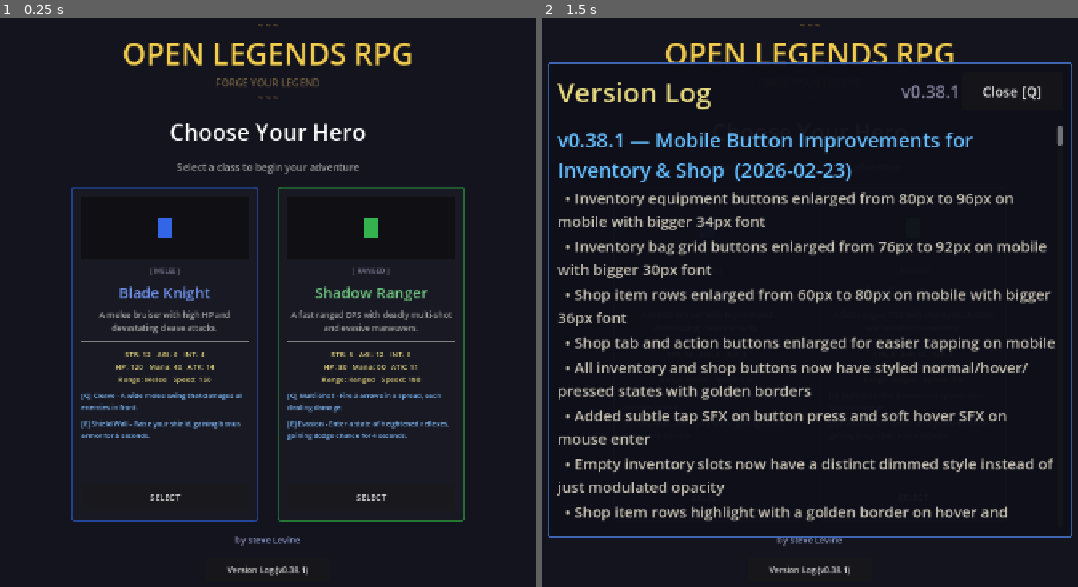
Above: before the commit, frames 1-2 (left to right).
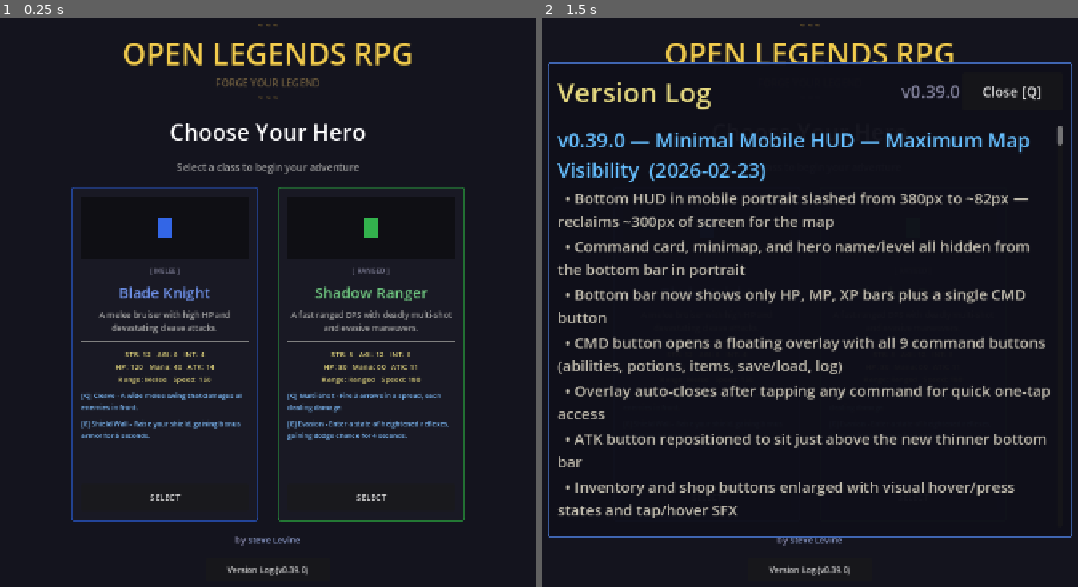
Above: after the commit, the same moments.

Repository: slxny/legends-open-rpg
Game: Godot game, scene res://scenes/main.tscn
Two runs of this game, one before a commit and one after it. Both use one fixed random seed, a clock stepped at 60 frames per second and the inputs below.
Inputs:
- Up to frame 1 (0.25 s): no input
- Up to frame 2 (1.5 s): click "Version Log (v0.38.1)" (after the commit: "Version Log (v0.39.0)") at 0.5 s; click "SELECT" at 1.25 s

The runs differ from the first frame. In frame 1, less than 0.1% of the frame differs, in the area x 54-58%, y 96-98%; in frame 2, 14%, in the area x 2-98%, y 11-98%.

Commit message:
Minimize mobile portrait HUD to thin bar strip with CMD overlay
Bottom panel in portrait mode slashed from 380px to ~82px by hiding the
command card, minimap, and hero name. Only HP/MP/XP bars remain, plus a
CMD button that opens a floating overlay with all 9 command buttons.
Overlay auto-closes after any command tap. ATK button repositioned to
sit above the new thinner bar.

https://claude.ai/code/session_017og7U6vscobkg1TanUuk76

Diff:
--- a/scenes/player/player.gd
+++ b/scenes/player/player.gd
@@ -1644,7 +1644,7 @@
 	_mobile_atk_btn.size = Vector2(btn_size, btn_size)
 	# Position: lower-right, above the HUD bottom panel
 	var margin_right = 30 if is_landscape else 40
-	var margin_bottom = 100 if is_landscape else 420
+	var margin_bottom = 100 if is_landscape else 130
 	_mobile_atk_btn.position = Vector2(vp_size.x - btn_size - margin_right, vp_size.y - btn_size - margin_bottom)
 	_mobile_atk_btn.modulate = Color(1.0, 1.0, 1.0, 0.8)
 
--- a/scenes/ui/changelog_dialog.gd
+++ b/scenes/ui/changelog_dialog.gd
@@ -9,9 +9,23 @@
 var _is_visible: bool = false
 var _is_mobile: bool = false
 
-const GAME_VERSION := "v0.38.1"
+const GAME_VERSION := "v0.39.0"
 
 const CHANGELOG: Array[Dictionary] = [
+	{
+		"version": "v0.39.0",
+		"title": "Minimal Mobile HUD — Maximum Map Visibility",
+		"date": "2026-02-23",
+		"entries": [
+			"Bottom HUD in mobile portrait slashed from 380px to ~82px — reclaims ~300px of screen for the map",
+			"Command card, minimap, and hero name/level all hidden from the bottom bar in portrait",
+			"Bottom bar now shows only HP, MP, XP bars plus a single CMD button",
+			"CMD button opens a floating overlay with all 9 command buttons (abilities, potions, items, save/load, log)",
+			"Overlay auto-closes after tapping any command for quick one-tap access",
+			"ATK button repositioned to sit just above the new thinner bottom bar",
+			"Inventory and shop buttons enlarged with visual hover/press states and tap/hover SFX",
+		]
+	},
 	{
 		"version": "v0.38.1",
 		"title": "Mobile Button Improvements for Inventory & Shop",
--- a/scenes/ui/hud.gd
+++ b/scenes/ui/hud.gd
@@ -37,6 +37,7 @@
 
 var _player: Node2D = null
 var _is_mobile: bool = false
+var _is_portrait: bool = false
 
 # Ability tooltip panel
 var _tooltip_panel: PanelContainer = null
@@ -51,6 +52,10 @@
 var _hint_queue: Array[Dictionary] = []
 var _hint_timer: Timer = null
 var _hint_showing: bool = false
+
+# Command overlay (mobile portrait)
+var _cmd_overlay: PanelContainer = null
+var _cmd_overlay_visible: bool = false
 
 func _ready() -> void:
 	_detect_mobile()
@@ -63,6 +68,7 @@
 func _detect_mobile() -> void:
 	var vp_size = get_viewport().get_visible_rect().size
 	_is_mobile = vp_size.x < 700 or (vp_size.x < vp_size.y)
+	_is_portrait = _is_mobile and vp_size.y >= vp_size.x
 
 func _apply_mobile_layout() -> void:
 	var vp_size = get_viewport().get_visible_rect().size
@@ -80,57 +86,224 @@
 		wood_label.add_theme_font_size_override("font_size", 44)
 		alignment_label.add_theme_font_size_override("font_size", 38)
 
-	# ── Bottom panel: ultra-compact strip in landscape, taller for portrait ──
-	if is_landscape:
-		bottom_panel.offset_top = -36
-		bottom_hbox.add_theme_constant_override("separation", 2)
-	else:
-		bottom_panel.offset_top = -380
-		bottom_hbox.add_theme_constant_override("separation", 10)
-
-	# ── Minimap: hidden in landscape to reclaim space ──
-	if is_landscape:
+	# ── PORTRAIT: minimal bar strip + command overlay button ──
+	if not is_landscape:
+		# Hide command card and minimap entirely
+		command_card.visible = false
 		minimap.visible = false
-	else:
-		minimap.custom_minimum_size = Vector2(150, 150)
-
-	# ── Unit info: ultra-thin bars in landscape ──
-	if is_landscape:
 		level_label.visible = false
-		hp_bar.custom_minimum_size.y = 8
-		mana_bar.custom_minimum_size.y = 8
-		xp_bar.custom_minimum_size.y = 3
-		unit_info.add_theme_constant_override("separation", 0)
-	else:
-		level_label.add_theme_font_size_override("font_size", 38)
-		hp_bar.custom_minimum_size.y = 48
-		mana_bar.custom_minimum_size.y = 48
-		xp_bar.custom_minimum_size.y = 34
-		unit_info.add_theme_constant_override("separation", 6)
-
-	# ── Command card: 3x2 grid in landscape (hide Save/Load/Log) ──
-	if is_landscape:
-		command_card.custom_minimum_size.x = 160
-		command_label.visible = false
-		log_btn.visible = false
-		save_btn.visible = false
-		load_btn.visible = false
-		command_grid.add_theme_constant_override("h_separation", 1)
-		command_grid.add_theme_constant_override("v_separation", 1)
-		for child in command_grid.get_children():
-			if child is Button and child.visible:
-				child.custom_minimum_size = Vector2(52, 14)
-				child.add_theme_font_size_override("font_size", 8)
-	else:
-		command_card.custom_minimum_size.x = 380
-		command_label.add_theme_font_size_override("font_size", 28)
-		command_grid.add_theme_constant_override("h_separation", 4)
-		command_grid.add_theme_constant_override("v_separation", 4)
-		for child in command_grid.get_children():
-			if child is Button:
-				child.custom_minimum_size = Vector2(118, 84)
-				child.add_theme_font_size_override("font_size", 24)
-				child.size_flags_horizontal = Control.SIZE_EXPAND_FILL
+
+		# Ultra-thin bottom panel: just HP/MP/XP bars + CMD button
+		var bar_h = 28
+		var xp_h = 16
+		var panel_h = bar_h * 2 + xp_h + 10  # ~100px
+		bottom_panel.offset_top = -panel_h
+		bottom_hbox.add_theme_constant_override("separation", 4)
+
+		hp_bar.custom_minimum_size.y = bar_h
+		mana_bar.custom_minimum_size.y = bar_h
+		xp_bar.custom_minimum_size.y = xp_h
+		unit_info.add_theme_constant_override("separation", 2)
+
+		# Add a CMD button inside the bottom bar to open the commands overlay
+		var cmd_btn = Button.new()
+		cmd_btn.text = "CMD"
+		cmd_btn.custom_minimum_size = Vector2(90, 0)
+		cmd_btn.size_flags_vertical = Control.SIZE_EXPAND_FILL
+		cmd_btn.add_theme_font_size_override("font_size", 30)
+		cmd_btn.add_theme_color_override("font_color", Color(1.0, 0.85, 0.3))
+		cmd_btn.pressed.connect(_toggle_cmd_overlay)
+		bottom_hbox.add_child(cmd_btn)
+
+		# Build the command overlay (hidden by default)
+		_build_cmd_overlay()
+		return
+
+	# ── LANDSCAPE: ultra-compact strip (unchanged) ──
+	bottom_panel.offset_top = -36
+	bottom_hbox.add_theme_constant_override("separation", 2)
+
+	minimap.visible = false
+
+	level_label.visible = false
+	hp_bar.custom_minimum_size.y = 8
+	mana_bar.custom_minimum_size.y = 8
+	xp_bar.custom_minimum_size.y = 3
+	unit_info.add_theme_constant_override("separation", 0)
+
+	command_card.custom_minimum_size.x = 160
+	command_label.visible = false
+	log_btn.visible = false
+	save_btn.visible = false
+	load_btn.visible = false
+	command_grid.add_theme_constant_override("h_separation", 1)
+	command_grid.add_theme_constant_override("v_separation", 1)
+	for child in command_grid.get_children():
+		if child is Button and child.visible:
+			child.custom_minimum_size = Vector2(52, 14)
+			child.add_theme_font_size_override("font_size", 8)
+
+func _build_cmd_overlay() -> void:
+	_cmd_overlay = PanelContainer.new()
+	_cmd_overlay.visible = false
+	_cmd_overlay.z_index = 90
+
+	var style = StyleBoxFlat.new()
+	style.bg_color = Color(0.06, 0.06, 0.1, 0.96)
+	style.border_color = Color(0.4, 0.35, 0.2, 0.8)
+	style.set_border_width_all(2)
+	style.set_corner_radius_all(10)
+	style.set_content_margin_all(16)
+	_cmd_overlay.add_theme_stylebox_override("panel", style)
+
+	var vbox = VBoxContainer.new()
+	vbox.add_theme_constant_override("separation", 8)
+	_cmd_overlay.add_child(vbox)
+
+	# Title row with close button
+	var title_row = HBoxContainer.new()
+	title_row.add_theme_constant_override("separation", 8)
+	vbox.add_child(title_row)
+	var title = Label.new()
+	title.text = "Commands"
+	title.add_theme_font_size_override("font_size", 36)
+	title.add_theme_color_override("font_color", Color(0.9, 0.85, 0.7))
+	title.size_flags_horizontal = Control.SIZE_EXPAND_FILL
+	title_row.add_child(title)
+	var close_btn = Button.new()
+	close_btn.text = "X"
+	close_btn.custom_minimum_size = Vector2(70, 60)
+	close_btn.add_theme_font_size_override("font_size", 34)
+	close_btn.pressed.connect(_toggle_cmd_overlay)
+	title_row.add_child(close_btn)
+
+	# 3x3 grid of command buttons
+	var grid = GridContainer.new()
+	grid.columns = 3
+	grid.add_theme_constant_override("h_separation", 6)
+	grid.add_theme_constant_override("v_separation", 6)
+	vbox.add_child(grid)
+
+	var btn_size = Vector2(0, 90)
+	var fs = 26
+
+	# Row 1: Ability 1, Ability 2, Log
+	var a1 = Button.new()
+	a1.text = ability_1_btn.text
+	a1.custom_minimum_size = btn_size
+	a1.size_flags_horizontal = Control.SIZE_EXPAND_FILL
+	a1.add_theme_font_size_override("font_size", fs)
+	a1.pressed.connect(func():
+		if _player and is_instance_valid(_player):
+			_player._use_ability("ability_1")
+		_toggle_cmd_overlay()
+	)
+	grid.add_child(a1)
+
+	var a2 = Button.new()
+	a2.text = ability_2_btn.text
+	a2.custom_minimum_size = btn_size
+	a2.size_flags_horizontal = Control.SIZE_EXPAND_FILL
+	a2.add_theme_font_size_override("font_size", fs)
+	a2.pressed.connect(func():
+		if _player and is_instance_valid(_player):
+			_player._use_ability("ability_2")
+		_toggle_cmd_overlay()
+	)
+	grid.add_child(a2)
+
+	var log_b = Button.new()
+	log_b.text = "F1\nLog"
+	log_b.custom_minimum_size = btn_size
+	log_b.size_flags_horizontal = Control.SIZE_EXPAND_FILL
+	log_b.add_theme_font_size_override("font_size", fs)
+	log_b.pressed.connect(func():
+		_on_changelog_pressed()
+		_toggle_cmd_overlay()
+	)
+	grid.add_child(log_b)
+
+	# Row 2: Potions 1-3
+	for i in range(3):
+		var p = Button.new()
+		p.text = "%d\n---" % (i + 1)
+		p.custom_minimum_size = btn_size
+		p.size_flags_horizontal = Control.SIZE_EXPAND_FILL
+		p.add_theme_font_size_override("font_size", fs)
+		var idx = i
+		p.pressed.connect(func():
+			if _player and is_instance_valid(_player):
+				_player.inventory.use_consumable(idx)
+			_toggle_cmd_overlay()
+		)
+		grid.add_child(p)
+
+	# Row 3: Items, Save, Load
+	var inv_b = Button.new()
+	inv_b.text = "I\nItems"
+	inv_b.custom_minimum_size = btn_size
+	inv_b.size_flags_horizontal = Control.SIZE_EXPAND_FILL
+	inv_b.add_theme_font_size_override("font_size", fs)
+	inv_b.pressed.connect(func():
+		_on_inventory_pressed()
+		_toggle_cmd_overlay()
+	)
+	grid.add_child(inv_b)
+
+	var save_b = Button.new()
+	save_b.text = "Save\nGame"
+	save_b.custom_minimum_size = btn_size
+	save_b.size_flags_horizontal = Control.SIZE_EXPAND_FILL
+	save_b.add_theme_font_size_override("font_size", fs)
+	save_b.pressed.connect(func():
+		_on_save_pressed()
+		_toggle_cmd_overlay()
+	)
+	grid.add_child(save_b)
+
+	var load_b = Button.new()
+	load_b.text = "Load\nGame"
+	load_b.custom_minimum_size = btn_size
+	load_b.size_flags_horizontal = Control.SIZE_EXPAND_FILL
+	load_b.add_theme_font_size_override("font_size", fs)
+	load_b.pressed.connect(func():
+		_on_load_pressed()
+		_toggle_cmd_overlay()
+	)
+	grid.add_child(load_b)
+
+	# Position the overlay above the bottom panel
+	add_child(_cmd_overlay)
+
+func _toggle_cmd_overlay() -> void:
+	_cmd_overlay_visible = !_cmd_overlay_visible
+	_cmd_overlay.visible = _cmd_overlay_visible
+	if _cmd_overlay_visible:
+		AudioManager.play_sfx("ui_tap", -4.0)
+		# Update potion labels in overlay
+		_update_overlay_potions()
+		# Position: centered, above bottom bar
+		await get_tree().process_frame
+		var vp_size = get_viewport().get_visible_rect().size
+		var overlay_w = vp_size.x - 32
+		_cmd_overlay.size = Vector2(overlay_w, 0)
+		_cmd_overlay.position = Vector2(16, vp_size.y - bottom_panel.size.y - _cmd_overlay.size.y - 8)
+
+func _update_overlay_potions() -> void:
+	if not _cmd_overlay or not _player or not is_instance_valid(_player):
+		return
+	var grid = _cmd_overlay.get_child(0).get_child(1) as GridContainer  # vbox -> grid
+	var inv = _player.inventory
+	# Potion buttons are children 3, 4, 5 of the grid
+	for i in range(3):
+		var btn = grid.get_child(3 + i) as Button
+		var item = inv.consumables[i] if i < inv.consumables.size() else {}
+		if item.is_empty():
+			btn.text = "%d\n---" % (i + 1)
+			btn.modulate = Color(0.5, 0.5, 0.5)
+		else:
+			btn.text = "%d\n%s" % [i + 1, item.get("name", "Potion")]
+			btn.modulate = Color.WHITE
 
 func _add_mobile_menu_button() -> void:
 	var vp_size = get_viewport().get_visible_rect().size
@@ -630,7 +803,7 @@
 	var is_landscape_hint = vp_size_hint.x > vp_size_hint.y
 	var bottom_offset = -125.0
 	if _is_mobile:
-		bottom_offset = -46.0 if is_landscape_hint else -340.0
+		bottom_offset = -46.0 if is_landscape_hint else -100.0
 	_hint_panel.position = Vector2((screen_w - panel_w) / 2.0, bottom_offset - _hint_panel.size.y - 10)
 
 	# Fade in
